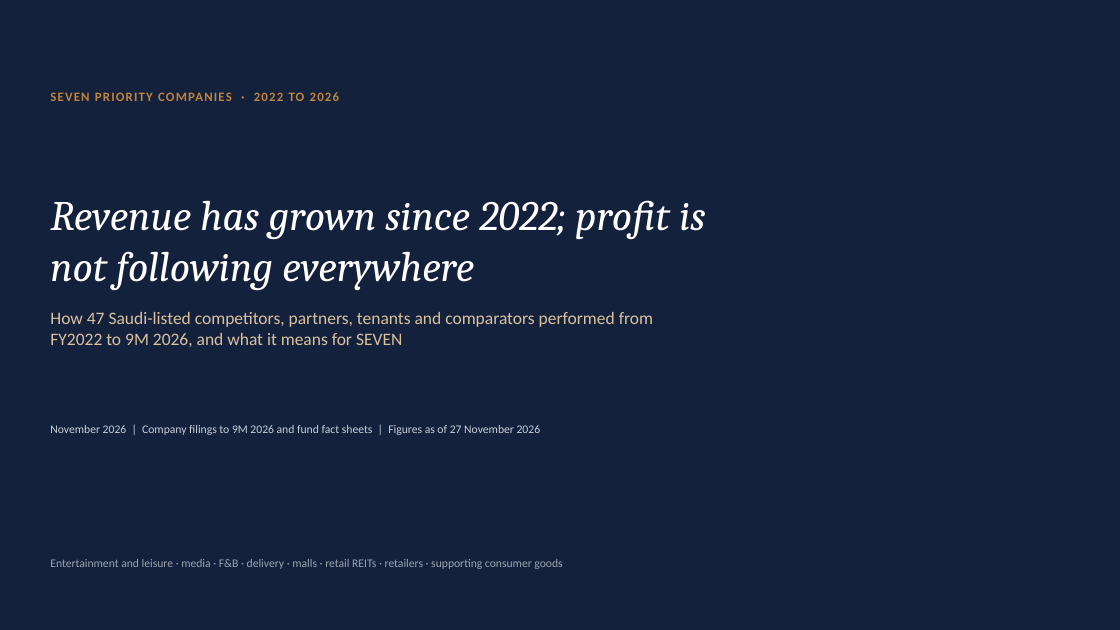
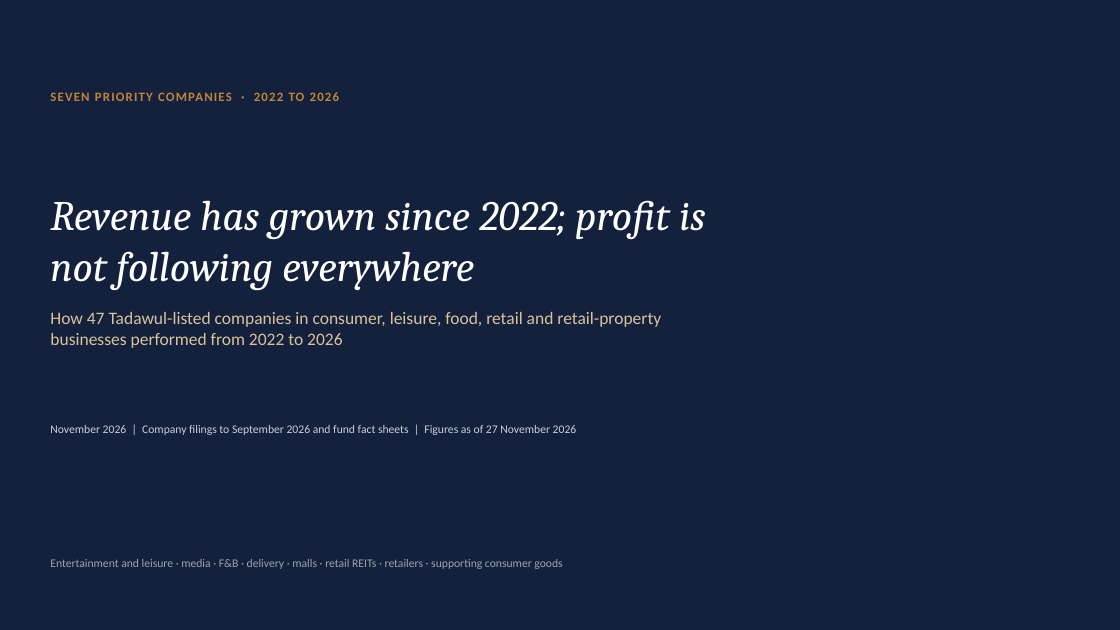
Before and after one commit to KhalidAba94/Test, a slide deck: slide 1 of sector-analysis/sets/seven/output/SEVEN_Priority_Companies_Executive_Deck.pptx. Drawn at 1120x630 pixels with LibreOffice and Linux fonts; fonts in the diff are those of the drawing. Boxes give left, top, right and bottom in pixels: in the first picture for what was removed or moved away, otherwise in the second. Text is boxed around its words. In the diff, an @@ line names an element or a change of style, - is before the commit and + after.

```diff
--- a/sector-analysis/sets/seven/output/SEVEN_Priority_Companies_Executive_Deck.pptx
+++ b/sector-analysis/sets/seven/output/SEVEN_Priority_Companies_Executive_Deck.pptx
@@ text at (50,312,661,348): text changed @@
-How 47 Saudi-listed competitors, partners, tenants and comparators performed from FY2022 to 9M 2026, and what it means for SEVEN
+How 47 Tadawul-listed companies in consumer, leisure, food, retail and retail-property businesses performed from 2022 to 2026
@@ text at (50,425,577,435): text changed @@
-November 2026 | Company filings to 9M 2026 and fund fact sheets | Figures as of 27 November 2026
+November 2026 | Company filings to September 2026 and fund fact sheets | Figures as of 27 November 2026
```
Also in this commit, not shown: 23 other slides changed, 1 slide added, 5 slides removed, 4 other files.
